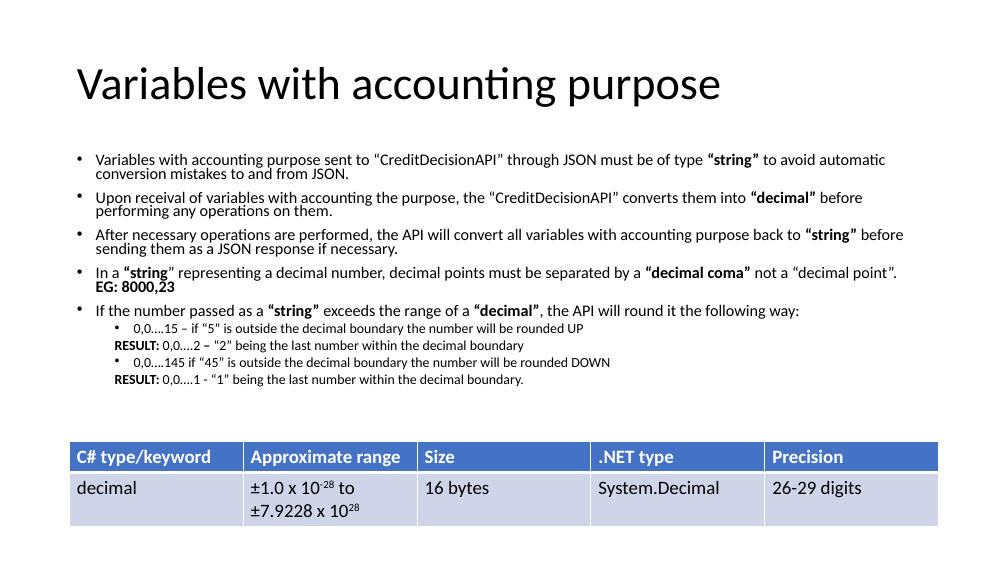
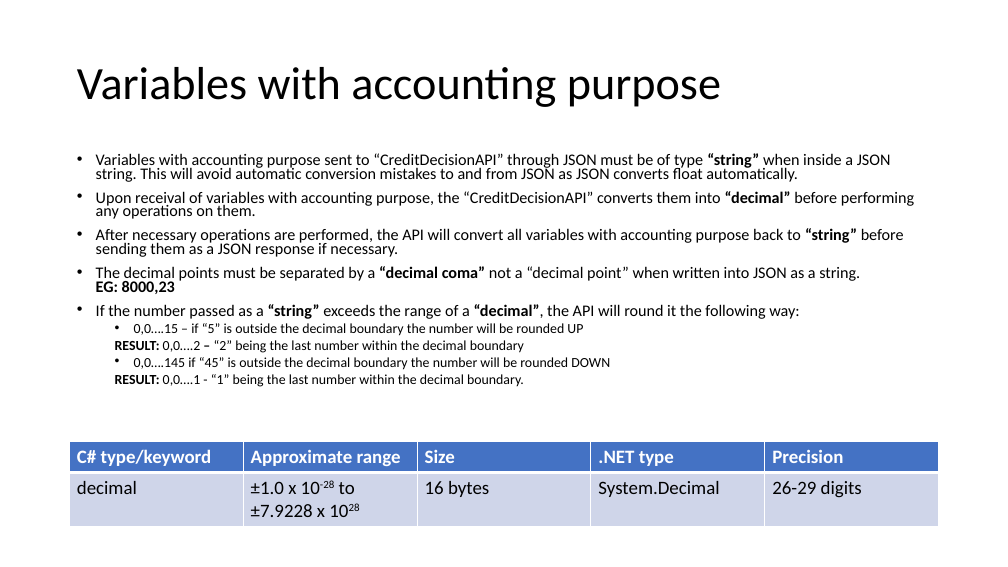
Before and after one commit to mungiu/CreditDecisionApp, a slide deck: slide 3 of Documentation/API documentation.pptx. Drawn at 1008x567 pixels with LibreOffice and Linux fonts; fonts in the diff are those of the drawing. Boxes give left, top, right and bottom in pixels: in the first picture for what was removed or moved away, otherwise in the second. Text is boxed around its words. In the diff, an @@ line names an element or a change of style, - is before the commit and + after.

```diff
--- a/Documentation/API documentation.pptx
+++ b/Documentation/API documentation.pptx
@@ text at <box>96,153,914,219</box>: text changed @@
-• Variables with accounting purpose sent to “CreditDecisionAPI” through JSON must be of type “string” to avoid automatic conversion mistakes to and from JSON.
-• Upon receival of variables with accounting the purpose, the “CreditDecisionAPI” converts them into “decimal” before performing any operations on them.
+• Variables with accounting purpose sent to “CreditDecisionAPI” through JSON must be of type “string” when inside a JSON string. This will avoid automatic conversion mistakes to and from JSON as JSON converts float automatically.
+• Upon receival of variables with accounting purpose, the “CreditDecisionAPI” converts them into “decimal” before performing any operations on them.
@@ text at <box>96,266,860,294</box>: text changed @@
-• In a “string” representing a decimal number, decimal points must be separated by a “decimal coma” not a “decimal point”.
-  EG: 8000,23
+• The decimal points must be separated by a “decimal coma” not a “decimal point” when written into JSON as a string.
+  EG: 8000,23
```
Also in this commit, not shown: 4 other slides changed.
